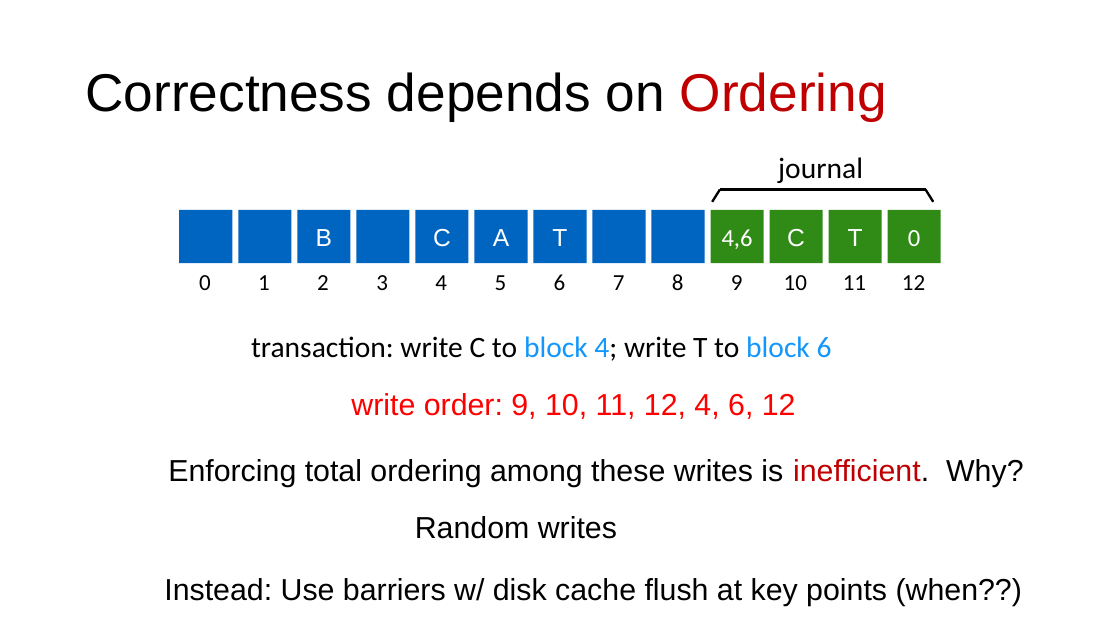
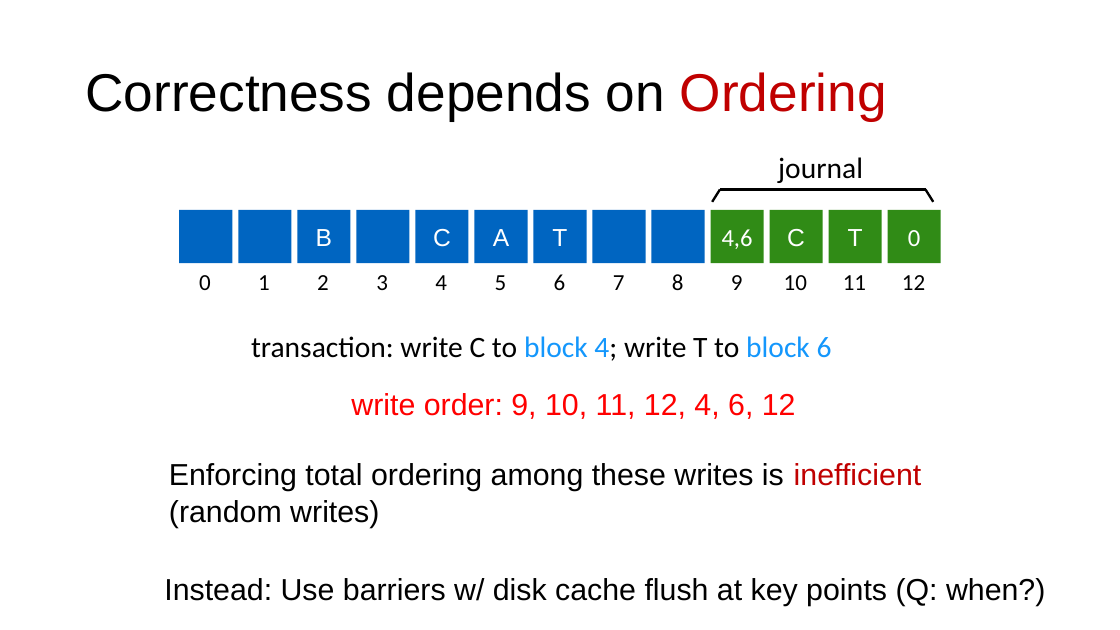
Before and after one commit to ngsrinivas/coursegen, a slide deck: slide 42 of ex/416-F23/staging/416-F23/lectures/13-crash-consistency.pptx (slide 41 before the commit). Drawn at 1120x630 pixels with LibreOffice and Linux fonts; fonts in the diff are those of the drawing. Boxes give left, top, right and bottom in pixels: in the first picture for what was removed or moved away, otherwise in the second. Text is boxed around its words. In the diff, an @@ line names an element or a change of style, - is before the commit and + after.

```diff
--- a/ex/416-F23/staging/416-F23/lectures/13-crash-consistency.pptx
+++ b/ex/416-F23/staging/416-F23/lectures/13-crash-consistency.pptx
@@ text at box(169, 463, 922, 528): text changed @@
-Enforcing total ordering among these writes is inefficient. Why?
+Enforcing total ordering among these writes is inefficient
+(random writes)
@@ text removed at box(415, 516, 617, 539) @@
-Random writes
@@ text at box(164, 578, 1045, 606): text changed @@
-Instead: Use barriers w/ disk cache flush at key points (when??)
+Instead: Use barriers w/ disk cache flush at key points (Q: when?)
```
Also in this commit, not shown: 28 other slides changed, 1 slide removed, 1 other file.
